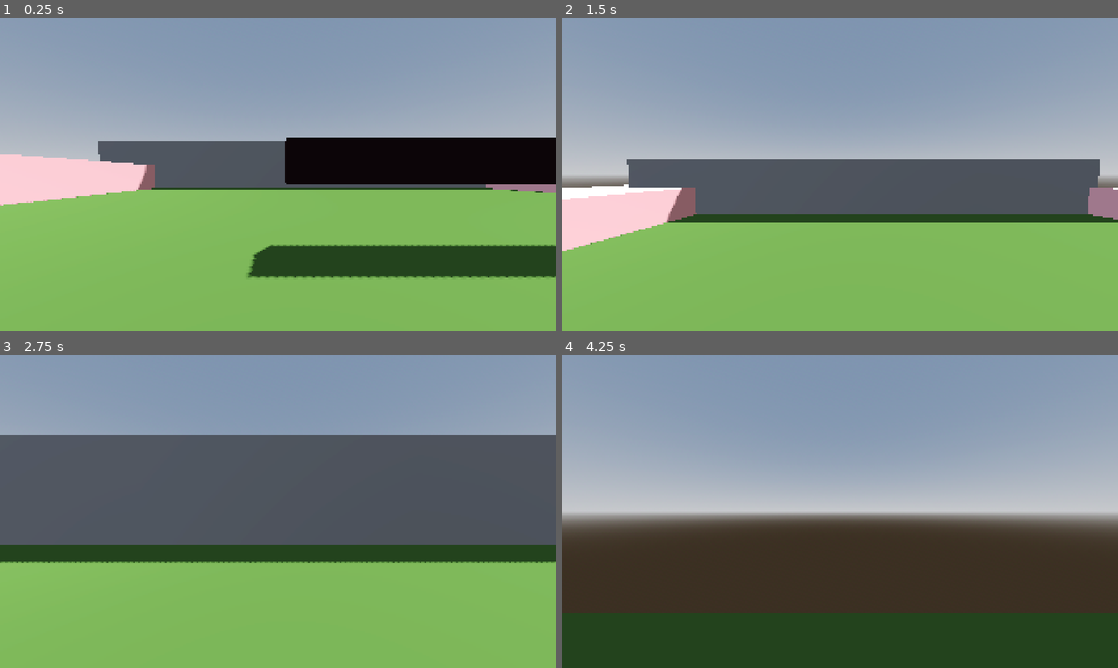
Above: before the commit, frames 1-4 (two rows, left to right).
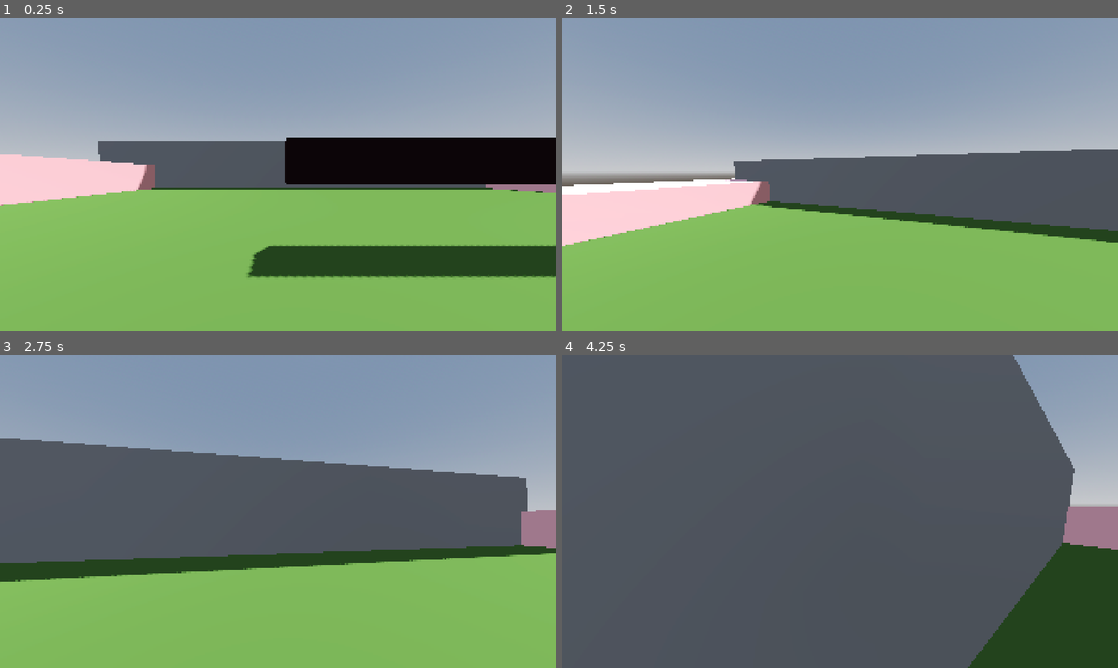
Above: after the commit, the same moments.

Repository: OmarySalem248/MNET-Game-Jam
Game: Godot game, scene res://Scenes/World.tscn
Same seed, same stepped clock (60 frames per second), same inputs: the game is played once before the commit and once after it. The engine's default icon, where the game draws it, is replaced by a stand-in: a white triangle on a blue panel in a dark square.
Inputs (mouse positions are in pixels of both pictures, inside the frame that each line leads up to):
- Up to frame 1 (0.25 s): no input
- Up to frame 2 (1.5 s): move the mouse to (867, 174) at 0.52 s; hold Shift (sprint) 0.53-1.28 s; hold W (up) from 0.53 s (still down); tap Space (jump) at 0.77 s; move the mouse to (812, 174) at 1.27 s; tap Shift (sprint) at 1.35 s
- Up to frame 3 (2.75 s): keep holding W (up); tap Space (jump) at 1.52 s; move the mouse to (289, 505) at 2.02 s; hold Shift (sprint) from 2.03 s (still down)
- Up to frame 4 (4.25 s): keep holding W (up); move the mouse to (834, 517) at 2.77 s; release Shift (sprint) at 2.78 s; tap Shift (sprint) at 2.85 s; tap Space (jump) at 3.02, 3.77 s; move the mouse to (878, 514) at 3.52 s; hold Shift (sprint) from 3.53 s (still down)

The runs differ from the first frame. In frame 1, 0.1% of the frame differs, in the area x 0-100%, y 55-83%; in frame 2, 9.3%; in frame 3, 15%; in frame 4, 87%, in the area x 0-100%, y 0-100%.

Commit message:
added a floor

Diff:
--- a/Jam/game-jam/Scenes/World.tscn
+++ b/Jam/game-jam/Scenes/World.tscn
@@ -28,7 +28,6 @@
 [sub_resource type="CapsuleShape3D" id="CapsuleShape3D_wydro"]
 
 [node name="World" type="Node3D" unique_id=725645912]
-transform = Transform3D(1, 0, 0, 0, 1, 0, 0, 0, 1, 0, 0, 8.878646)
 
 [node name="Map" type="Node3D" parent="." unique_id=694547212]
 
--- /dev/null
+++ b/Jam/game-jam/Scenes/lab.tscn
@@ -0,0 +1,8 @@
+[gd_scene format=3 uid="uid://ccanm0mbhkj21"]
+
+[sub_resource type="PlaneMesh" id="PlaneMesh_k1645"]
+
+[node name="Lab" type="Node3D" unique_id=1748907481]
+
+[node name="Floor" type="MeshInstance3D" parent="." unique_id=917164045]
+mesh = SubResource("PlaneMesh_k1645")
--- a/Jam/game-jam/Scripts/Player.gd
+++ b/Jam/game-jam/Scripts/Player.gd
@@ -5,6 +5,12 @@
 const SPRINT_SPEED = 8.0
 const JUMP_VELOCITY = 7
 const SENSITIVITY = 0.004
+
+# Sprint variables
+const SPRINT_TIMEOUT = 0.2
+var sprint_dir : Vector2 = Vector2(0.0,0.0)
+var sprint_timer : Timer
+var sprinting : bool = false
 
 #bob variables
 const BOB_FREQ = 2.4
@@ -23,6 +29,9 @@
 
 
 func _ready():
+	sprint_timer = Timer.new()
+	add_child(sprint_timer)
+
 	Input.set_mouse_mode(Input.MOUSE_MODE_CAPTURED)
 
 
@@ -43,14 +52,14 @@
 		velocity.y = JUMP_VELOCITY
 
 	# Handle Sprint.
-	if Input.is_action_pressed("sprint"):
+	if Input.is_action_pressed("sprint") or sprinting:
 		speed = SPRINT_SPEED
 	else:
 		speed = WALK_SPEED
 
 	# Get the input direction and handle the movement/deceleration.
-	var input_dir = Input.get_vector("left", "right", "up", "down")
-	var direction = (head.transform.basis * transform.basis * Vector3(input_dir.x, 0, input_dir.y)).normalized()
+	var input_dir : Vector2 = Input.get_vector("left", "right", "up", "down")
+	var direction : Vector3 = (head.transform.basis * transform.basis * Vector3(input_dir.x, 0, input_dir.y)).normalized()
 	if is_on_floor():
 		if direction:
 			velocity.x = direction.x * speed
--- a/Jam/game-jam/scene_transition/Scene_Transition.gdshader
+++ b/Jam/game-jam/scene_transition/Scene_Transition.gdshader
@@ -11,7 +11,7 @@
 }
 
 void fragment() {
-	if (texture(noise,vec2((UV.x/10.0),UV.y/10.0)).r < t){
+	if (texture(noise,vec2(((float(int(UV.x*30.0)))/300.0),UV.y/10.0)).r < t){
 		COLOR.a = 1.0;
 	}
 	else{
--- a/Jam/game-jam/scene_transition/Scene_Transition.tscn
+++ b/Jam/game-jam/scene_transition/Scene_Transition.tscn
@@ -34,7 +34,7 @@
 "times": PackedFloat32Array(0, 1.2),
 "transitions": PackedFloat32Array(1, 1),
 "update": 0,
-"values": [0.0, 1.0]
+"values": [1.0, 0.0]
 }
 tracks/1/type = "value"
 tracks/1/imported = false
@@ -74,7 +74,7 @@
 "times": PackedFloat32Array(0, 1.2),
 "transitions": PackedFloat32Array(1, 1),
 "update": 0,
-"values": [1.0, 0.0]
+"values": [0.0, 1.0]
 }
 
 [sub_resource type="Animation" id="Animation_lvegi"]
@@ -116,8 +116,9 @@
 
 [node name="ColorRect" type="ColorRect" parent="." unique_id=485893648]
 material = SubResource("ShaderMaterial_36olp")
-offset_right = 1152.0
-offset_bottom = 648.0
+offset_right = 1920.0
+offset_bottom = 1080.0
+mouse_filter = 2
 color = Color(0, 0, 0, 1)
 
 [node name="AnimationPlayer" type="AnimationPlayer" parent="ColorRect" unique_id=1168267024]
